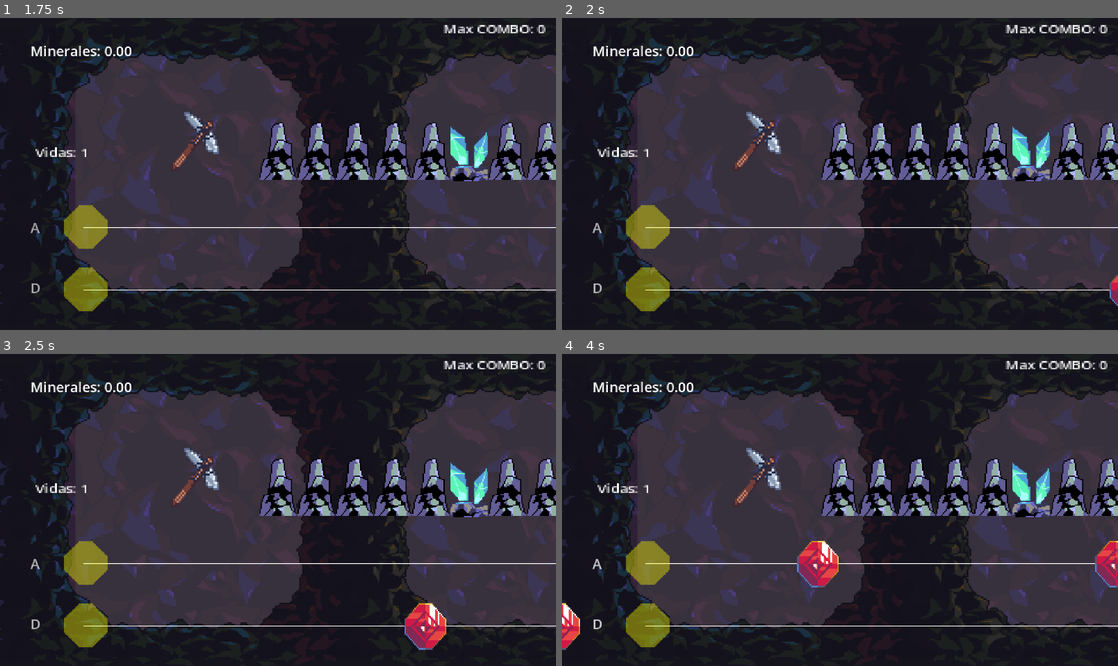
Above: before the commit, frames 1-4 (two rows, left to right).
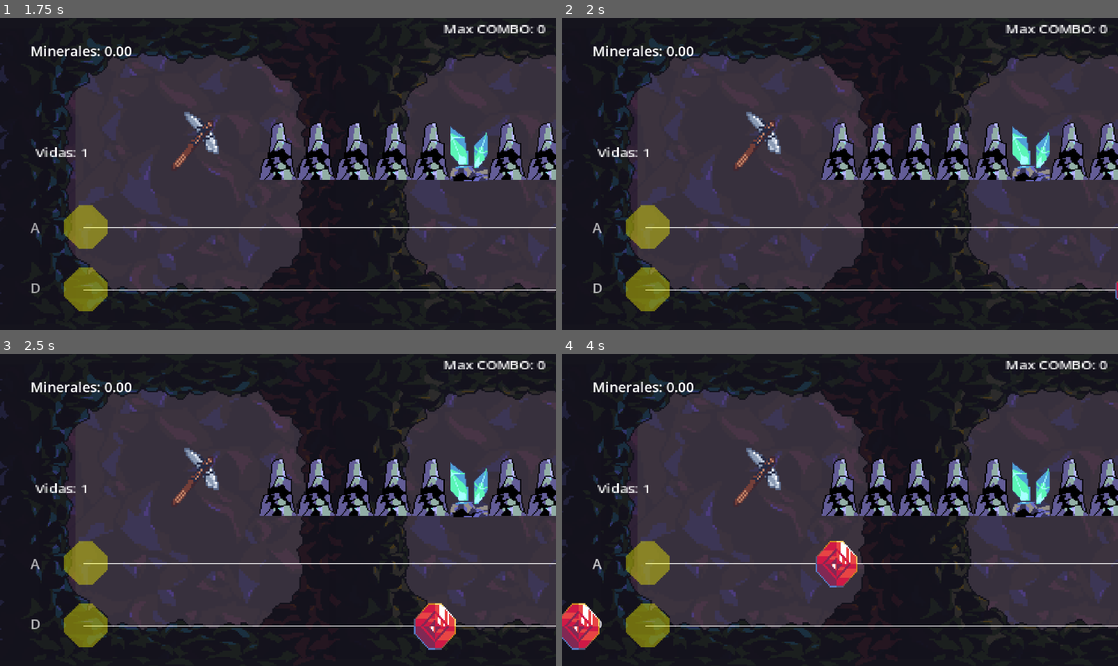
Above: after the commit, the same moments.

Repository: Estebo1/MineSongClicker
Game: Godot game, scene res://Scenes/Menu.tscn
Two runs of this game, one before a commit and one after it. Both use one fixed random seed, a clock stepped at 60 frames per second and the inputs below. Sound files missing from this copy of the repository are replaced by a short silence.
Inputs:
- Up to frame 1 (1.75 s): click "Play" at 0.5 s; click "Play" at 1.25 s
- Up to frame 2 (2 s): no input
- Up to frame 3 (2.5 s): no input
- Up to frame 4 (4 s): no input

Frame 1 is identical in both runs. In frame 2, 0.1% of the frame differs, in the area x 98-100%, y 82-93%; in frame 3, 1.0%; in frame 4, 2.6%, in the area x 0-100%, y 59-95%.

Commit message:
Fixed BPM of songs

Diff:
--- a/Prefabs/Rocks/glow_rock.tscn
+++ b/Prefabs/Rocks/glow_rock.tscn
@@ -11,7 +11,6 @@
 
 [node name="Sprite2D" type="Sprite2D" parent="." unique_id=1201976783]
 texture = ExtResource("1_mf7gy")
-script = ExtResource("1_5na6g")
 
 [node name="CPUParticles2D" type="CPUParticles2D" parent="." unique_id=1316577665]
 emitting = false
--- a/Scripts/Game.gd
+++ b/Scripts/Game.gd
@@ -13,15 +13,24 @@
 @onready var pickaxe = $PlayerPickaxe
 
 var playlist = [
-	{"audio": preload("res://Music/Cancion1.wav"), "bpm": 135},
-	{"audio": preload("res://Music/Cancion2.wav"), "bpm": 127},
-	{"audio": preload("res://Music/Cancion3.wav"), "bpm": 140},
-	{"audio": preload("res://Music/Cancion4.wav"), "bpm": 124},
-	{"audio": preload("res://Music/Cancion5.wav"), "bpm": 130},
-	{"audio": preload("res://Music/Cancion6.wav"), "bpm": 142},
-	{"audio": preload("res://Music/Cancion7.wav"), "bpm": 128},
-	{"audio": preload("res://Music/Cancion8.wav"), "bpm": 140},
-	{"audio": preload("res://Music/Cancion9.wav"), "bpm": 124}
+	{"audio": preload("res://Music/Cancion1.wav"), "bpm": 140},
+	{"audio": preload("res://Music/Cancion2.wav"), "bpm": 124},
+	{"audio": preload("res://Music/Cancion3.wav"), "bpm": 130},
+	{"audio": preload("res://Music/Cancion4.wav"), "bpm": 142},
+	{"audio": preload("res://Music/Cancion5.wav"), "bpm": 128},
+	{"audio": preload("res://Music/Cancion6.wav"), "bpm": 140},
+	{"audio": preload("res://Music/Cancion7.wav"), "bpm": 124},
+	{"audio": preload("res://Music/Cancion8.wav"), "bpm": 130},
+	{"audio": preload("res://Music/Cancion9.wav"), "bpm": 142},
+	{"audio": preload("res://Music/Cancion10.wav"), "bpm": 130},
+	{"audio": preload("res://Music/Cancion11.wav"), "bpm": 123},
+	{"audio": preload("res://Music/Cancion12.wav"), "bpm": 127},
+	{"audio": preload("res://Music/Cancion13.wav"), "bpm": 130},
+	{"audio": preload("res://Music/Cancion14.wav"), "bpm": 135},
+	{"audio": preload("res://Music/Cancion15.wav"), "bpm": 135},
+	{"audio": preload("res://Music/Cancion16.wav"), "bpm": 130},
+	{"audio": preload("res://Music/Cancion17.wav"), "bpm": 124},
+	{"audio": preload("res://Music/Cancion18.wav"), "bpm": 130}
 ]
 func _ready():
 	conductor.finished.connect(_on_conductor_finished)
@@ -63,10 +72,10 @@
 	var notas_a_crear = 0
 
 	if progress < 0.10 or progress > 0.90:
-		if probabilidad < 50: notas_a_crear = 0
+		if probabilidad < 30: notas_a_crear = 0
 		else: notas_a_crear = 1
 	elif progress >= 0.10 and progress < 0.60:
-		if probabilidad < 30: notas_a_crear = 0
+		if probabilidad < 20: notas_a_crear = 0
 		elif probabilidad < 60: notas_a_crear = 1
 		else: notas_a_crear = 2
 	else:
Not shown, changed: Music/Cancion1.wav.import
Not shown, changed: Music/Cancion10.wav.import
Not shown, added: Music/Cancion11.wav.import
Not shown, added: Music/Cancion12.wav.import
Not shown, added: Music/Cancion13.wav.import
Not shown, added: Music/Cancion14.wav.import
Not shown, added: Music/Cancion15.wav.import
Not shown, added: Music/Cancion16.wav.import
Not shown, added: Music/Cancion17.wav.import
Not shown, added: Music/Cancion18.wav.import
Not shown, changed: Music/Cancion2.wav.import
Not shown, changed: Music/Cancion3.wav.import
(and 57 more such lines)
